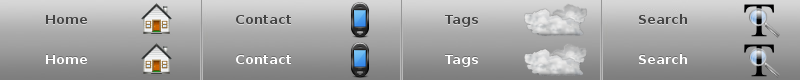
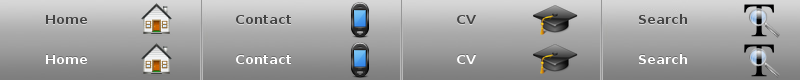
The second (800, 80) image is a revision of the first. Changes to its layers:
renamed "Cloud top" to "Hat top", painted on it over [524, 3, 588, 37]
renamed "Tags top" to "CV top", painted on it over [445, 15, 478, 27]
renamed "Tags top shadow" to "CV top shadow", painted on it over [445, 16, 478, 28]
renamed "Cloud bottom" to "Hat Bottom", painted on it over [524, 43, 587, 76]
renamed "Tags bottom" to "CV bottom", painted on it over [445, 55, 478, 67]
renamed "Tags bottom shadow" to "CV bottom shadow", painted on it over [445, 54, 478, 66]
